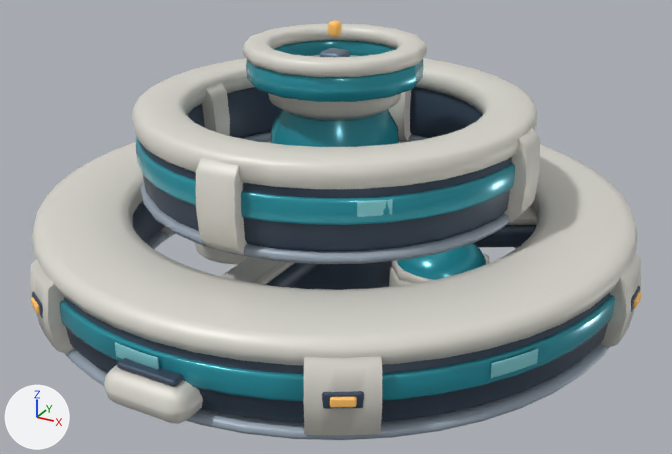
The glTF model space-battleship/assets/galaxy/v3/buildings/colony_ring/colony_ring_lv5.glb, before and after one commit.
Camera for both pictures: a camera (50 mm lens) standing at (6.45, -11.69, 6.98) and looking at (0.2, -0.33, 1.29). The lights are fixed; the arrows at lower left show +X, +Y and +Z. The older version comes first. Where no turn or scale is listed for an object, it has been applied to the vertices. Vertices at exactly the same position are counted once.

The older version as bpy lines, for what is in view:
```python
mat_galaxytoonglass = bpy.data.materials.new('GalaxyToonGlass')
mat_galaxytoonglass.use_nodes = True; mat_galaxytoonglass.node_tree.nodes.clear()
_N = mat_galaxytoonglass.node_tree.nodes; _L = mat_galaxytoonglass.node_tree.links
n0 = _N.new('ShaderNodeBsdfPrincipled'); n0.name = 'Principled BSDF'
n0.inputs[1].default_value = 0.22  # 'Metallic'
n0.inputs[2].default_value = 0.21  # 'Roughness'
n0.inputs[27].default_value = (0.000375, 0.00495, 0.00615, 1.0)  # 'Emission Color', black #010f12
n0.inputs[28].default_value = 1.0  # 'Emission Strength'
n1 = _N.new('ShaderNodeOutputMaterial'); n1.name = 'Material Output'
n2 = _N.new('ShaderNodeVertexColor'); n2.name = 'Color Attribute'
_L.new(n0.outputs[0], n1.inputs[0])  # 'BSDF' to 'Surface'
_L.new(n2.outputs[0], n0.inputs[0])  # 'Color' to 'Base Color'
me_habitatnavyhull_005 = bpy.data.meshes.new('HabitatNavyHull.005')
me_habitatnavyhull_005.from_pydata(...)  # 11068 vertices, 21512 faces; spans x -4.68..4.68, y -4.79..4.79, z 0.18..4.51
# faces by material slot: [5052, 3864, 6716, 1944, 2068, 1680, 188]
me_habitatnavyhull_005.materials.append(mat_galaxytoonnavy)
me_habitatnavyhull_005.materials.append(mat_galaxytoonglass)
me_habitatnavyhull_005.materials.append(mat_galaxytoonarmor)
me_habitatnavyhull_005.materials.append(mat_galaxytoonpanel)
me_habitatnavyhull_005.materials.append(mat_galaxytoonamber)
me_habitatnavyhull_005.materials.append(mat_galaxytoonreflection)
me_habitatnavyhull_005.materials.append(mat_galaxytoonmetal)
ob_structure = bpy.data.objects.new('Structure', me_habitatnavyhull_005)
ob_structure.location = (0.0, 0.0, -0.18)
```
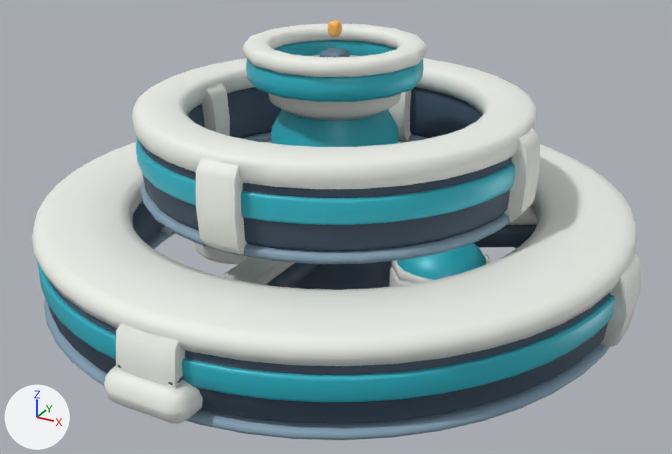
The change, as a diff of the scene's bpy script:
```diff
--- a/space-battleship/assets/galaxy/v3/buildings/colony_ring/colony_ring_lv5.glb.py
+++ b/space-battleship/assets/galaxy/v3/buildings/colony_ring/colony_ring_lv5.glb.py
@@ mat_galaxytoonglass @@
 n0 = _N.new('ShaderNodeBsdfPrincipled'); n0.name = 'Principled BSDF'
 n0.inputs[1].default_value = 0.22  # 'Metallic'
-n0.inputs[2].default_value = 0.21  # 'Roughness'
+n0.inputs[2].default_value = 0.43  # 'Roughness'
 n0.inputs[27].default_value = (0.000375, 0.00495, 0.00615, 1.0)  # 'Emission Color', black #010f12
@@ me_habitatnavyhull_005 @@
 # used by ob_structure; location = (0.0, 0.0, -0.18)
-me_habitatnavyhull_005.from_pydata(...)  # 11068 vertices, 21512 faces; spans x -4.68..4.68, y -4.79..4.79, z 0.18..4.51
+me_habitatnavyhull_005.from_pydata(...)  # 8284 vertices, 16072 faces; spans x -4.63..4.63, y -4.79..4.79, z 0.18..4.51
+# me_habitatnavyhull_005 part 1: the loose piece of 72 vertices spanning x -2.68..-1.22, y -4.21..-2.39, z 0.53..1.81 is turned 30 degrees about the z axis through the mesh origin
+# me_habitatnavyhull_005 part 2: 32 loose pieces with 2784 vertices, spanning x -4.68..4.68, y -4.5..4.5, z 0.53..2.91, are deleted
+# me_habitatnavyhull_005 part 3: 15728 kept faces spanning x -4.63..4.63, y -4.79..4.79, z 0.18..4.51 get new vertex colours
+# other edits to the shape of me_habitatnavyhull_005 do not show in these pictures
 me_habitatnavyhull_005.materials.append(mat_galaxytoonnavy)
```

Where the change shows, as pixel boxes [x1, y1, x2, y2] in the pictures (672 x 454 px; the box of a moved part takes in the faces that stretch with it):
'Structure', surface changed, reshaped
    before: [30, 20, 642, 440]
    after: [32, 20, 641, 440]
part 1 of me_habitatnavyhull_005, moved or reshaped
    before: [30, 259, 74, 354]
    after: [116, 323, 185, 389]
part 2 of me_habitatnavyhull_005, deleted (mostly hidden)
    before: [31, 136, 642, 436]
part 3 of me_habitatnavyhull_005, recoloured
    both: [32, 20, 641, 440]
